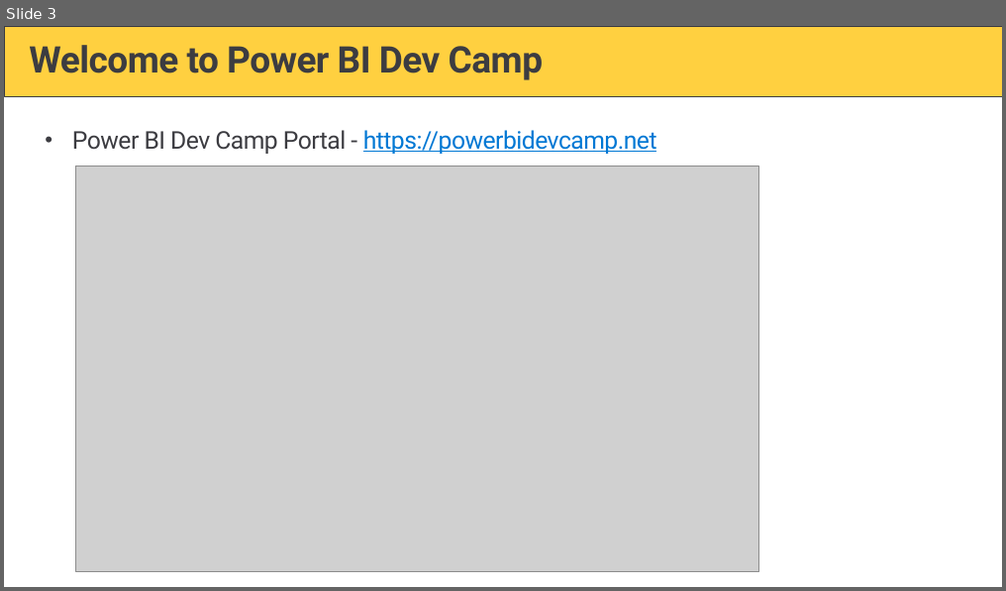
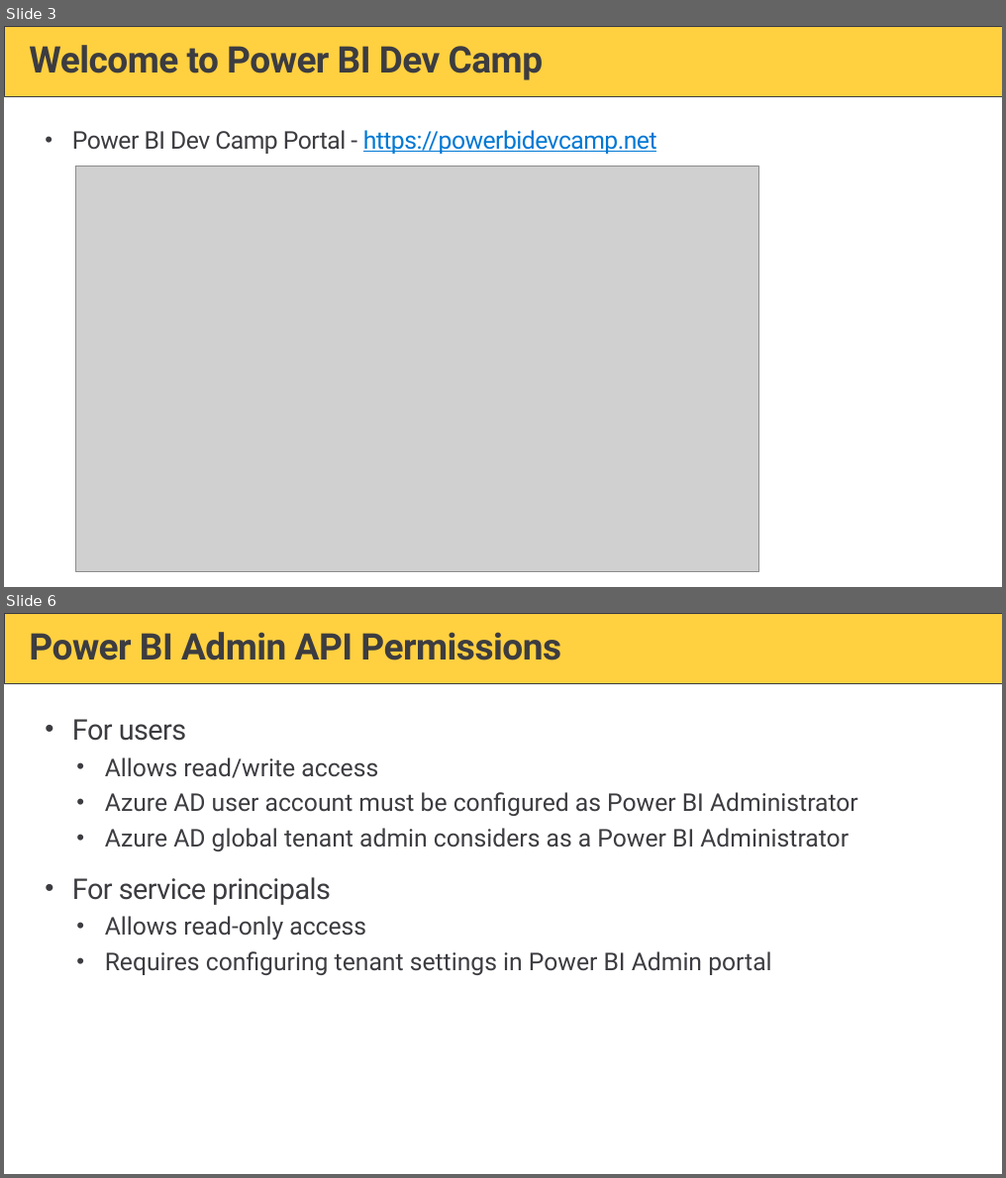
Before and after one commit to PowerBiDevCamp/Camp-Sessions, a slide deck: Session 19 - Managing Power BI using the Power BI Admin APIs.pptx. Shown one above the other, each under a label of ours: slide 3 before the commit, slides 3 and 6 after it; the slides between them are not shown. The pictures are 1006x591 and 1006x1178 pixels, drawn with LibreOffice and Linux fonts; fonts in the diff are those of the drawing; grey boxes stand for pictures; background and template pictures are left out. Boxes give left, top, right and bottom in pixels: in the first picture for what was removed or moved away, otherwise in the second. Text is boxed around its words. In the diff, an @@ line names an element or a change of style, - is before the commit and + after.

```diff
--- a/Session 19 - Managing Power BI using the Power BI Admin APIs.pptx
+++ b/Session 19 - Managing Power BI using the Power BI Admin APIs.pptx
@@ slide 6 added at [4,613,1002,1174], background #FFFFFF; not listed: 1 template element that a slide beside it also shows @@
@@ title added at [29,632,561,661], 36 pt, text #3C3C41, bold @@
+Power BI Admin API Permissions
@@ text added at [72,719,858,975], 24 pt, text #3C3C41 @@
+• For users
+  • Allows read/write access
+  • Azure AD user account must be configured as Power BI Administrator
+  • Azure AD global tenant admin considers as a Power BI Administrator
+• For service principals
+  • Allows read-only access
+  • Requires configuring tenant settings in Power BI Admin portal
```
Also in this commit, not shown: 2 slides changed, 29 other slides added.
